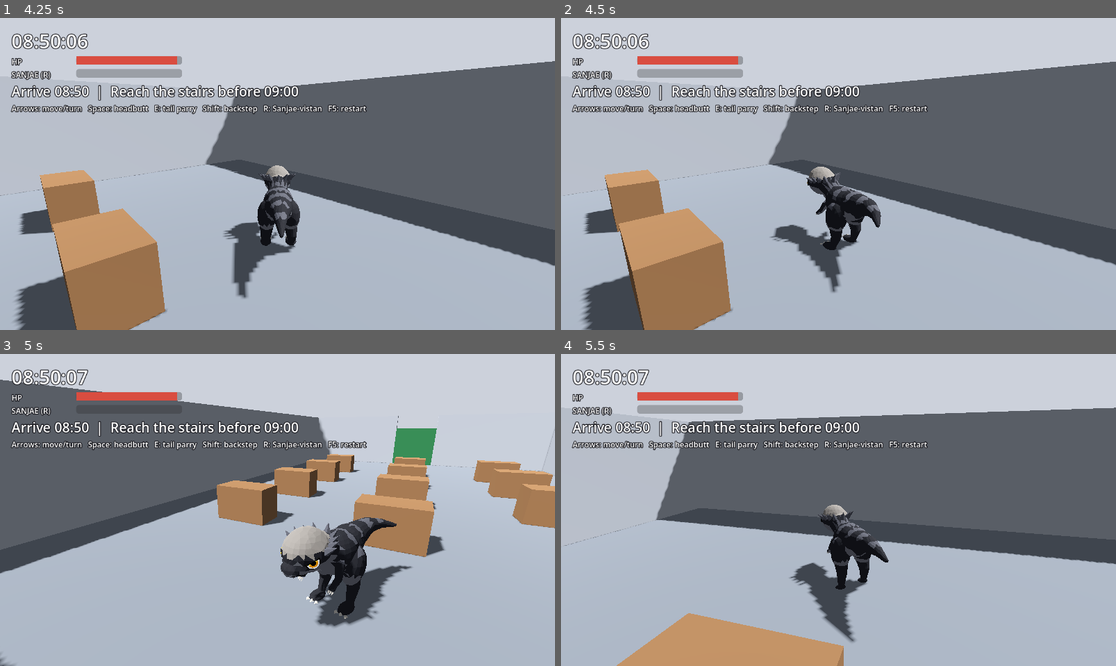
Above: before the commit, frames 1-4 (two rows, left to right).
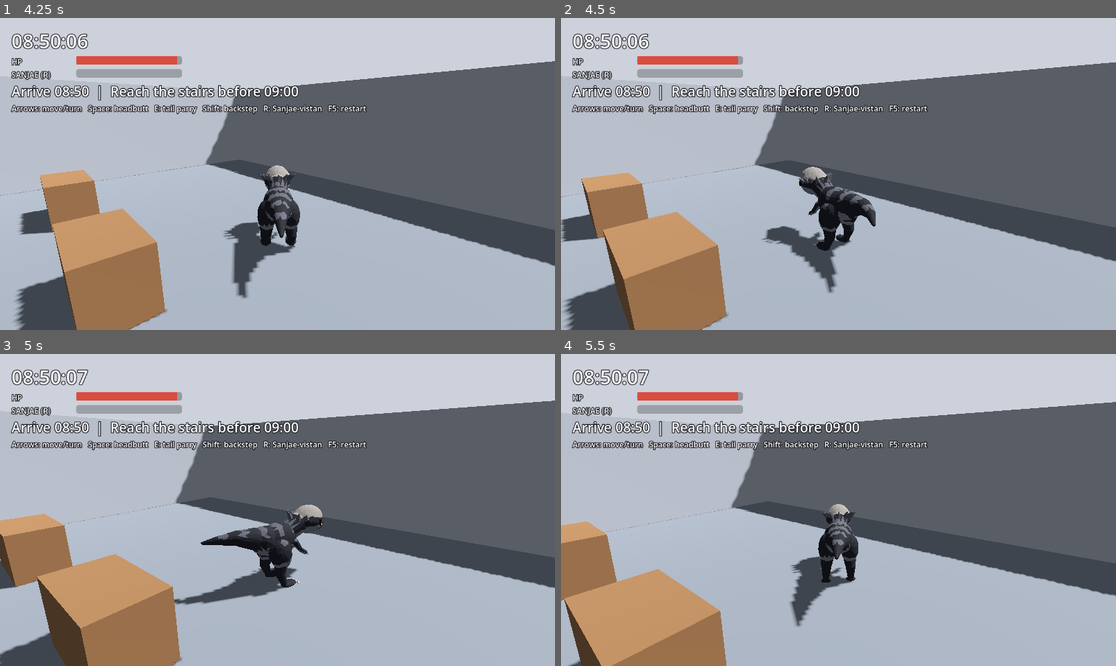
Above: after the commit, the same moments.

Repository: junhyeon-Lee/ram
Game: Godot game, scene res://game/main.tscn
The game is run twice, just before and just after one commit, with the same random seed, the same clock (stepped at 60 frames per second) and the same inputs.
Inputs:
- Up to frame 1 (4.25 s): hold Up (move_forward) 0.53-2.03 s; tap one key every 0.75 s from 0.6 s: Space (attack) E (guard) Tab (lock_on) R (sanjae) Space (attack); hold Left (turn_left) 2.03-3.53 s; hold Shift (backstep) from 3.53 s (still down)
- Up to frame 2 (4.5 s): release Shift (backstep) at 4.28 s; hold Right (turn_right) from 4.28 s (still down); tap E (guard) at 4.35 s
- Up to frame 3 (5 s): keep holding Right (turn_right)
- Up to frame 4 (5.5 s): release Right (turn_right) at 5.03 s; hold Up (move_forward) from 5.03 s (still down); tap Tab (lock_on) at 5.1 s

Frame 1 is identical in both runs. In frame 2, 7.6% of the frame differs, in the area x 0-100%, y 14-100%; in frame 3, 54%, in the area x 0-100%, y 8-100%; in frame 4, 24%.

Commit message:
패링 때 카메라가 돌지 않게: 회전은 모델 겉모습에만
- player.gd: Parry_Tail 의 회전을 몸(이동·카메라 기준) 대신 모델에만 적용, 끝나면 정면으로 되돌림
- smoke_test: 패링 중 모델은 돌고 몸 방향·카메라는 그대로인지 점검 (18개 PASS)
- design.md·handoff.md: 모션·전투 다듬기 할 일 기록 (박치기 변형 3~4개, 시푸식 콤보, 공중제비 패링, 걷기 흔들림)

Co-Authored-By: Claude Opus 5.5 <noreply@anthropic.com>
Claude-Session: https://claude.ai/code/session_01C18rXoeM23Pt4Ftw7Ktm52

Diff:
--- a/game/player/player.gd
+++ b/game/player/player.gd
@@ -40,6 +40,11 @@
 var _anim: AnimationPlayer
 var _root_rot_track := {}            # 동작 이름 → root 뼈 회전 트랙 번호
 var _spin_prev := 0.0
+var _visual_spin := 0.0                # 겉모습만 도는 회전 (몸·카메라는 그대로)
+
+# 이 동작들의 회전은 모델 겉모습에만 준다: 제자리에서 돌고 원래 방향으로 끝나므로
+# 몸 방향(이동·카메라 기준)을 돌리면 카메라까지 같이 돌아 화면이 어지럽다.
+const VISUAL_SPIN_ACTIONS := ["Parry_Tail"]
 
 
 func _ready() -> void:
@@ -125,6 +130,8 @@
 	_hit_done = false
 	_play(anim_name, 0.05)
 	_spin_prev = _root_yaw()
+	_visual_spin = 0.0
+	_model.rotation.y = PI
 
 
 func _action(real_delta: float) -> void:
@@ -137,8 +144,13 @@
 	# 회전은 root motion 변화량 대신 동작 속 root 뼈의 절대 방향을 읽어 차이만큼 돌린다.
 	# (Godot 의 회전 변화량은 뼈 좌표계 기준이고, 180° 지점에서 쿼터니언 부호가 뒤집혀 튄다)
 	var yaw := _root_yaw()
-	rotate_y(wrapf(yaw - _spin_prev, -PI, PI))
+	var dyaw := wrapf(yaw - _spin_prev, -PI, PI)
 	_spin_prev = yaw
+	if _current_action in VISUAL_SPIN_ACTIONS:
+		_visual_spin += dyaw
+		_model.rotation.y = PI + _visual_spin
+	else:
+		rotate_y(dyaw)
 
 	if _current_action.begins_with("Attack") and not _hit_done \
 			and _action_time >= HIT_WINDOW.x and _action_time <= HIT_WINDOW.y:
@@ -188,6 +200,8 @@
 	if _state == State.ACTION and anim_name == _current_action:
 		_state = State.MOVE
 		_current_action = ""
+		_visual_spin = 0.0
+		_model.rotation.y = PI
 		velocity.x = 0.0
 		velocity.z = 0.0
 
--- a/tools/godot/smoke_test.gd
+++ b/tools/godot/smoke_test.gd
@@ -75,20 +75,28 @@
 				var d: Vector3 = p.global_position - _mark.pos
 				_check(d.z > 0.45 and d.z < 0.85, "backstep moves back ~0.65m (dz=%.2f)" % d.z)
 				_next()
-		5:  # 꼬리 패링: 한 바퀴 돌고 원래 방향으로
+		5:  # 꼬리 패링: 겉모습(모델)만 한 바퀴 돌고, 몸 방향과 카메라는 그대로
+			var cam: Camera3D = _main.get_node("Camera")
 			if _t < 0.05:
 				_mark.yaw = p.global_rotation.y
+				_mark.cam_yaw = cam.global_rotation.y
 			elif _t < 0.1:
 				Input.action_press("guard")
 			elif _t < 0.15:
 				Input.action_release("guard")
-			elif _t > 0.5 and not _mark.has("mid_yaw"):
-				_mark.mid_yaw = p.global_rotation.y
+			elif _t > 0.5 and not _mark.has("mid_model"):
+				_mark.mid_model = p._model.rotation.y
+				_mark.mid_body = p.global_rotation.y
+				_mark.mid_cam = cam.global_rotation.y
 			elif _t > 1.4:
-				var mid := absf(wrapf(_mark.mid_yaw - _mark.yaw, -PI, PI))
-				var end := absf(wrapf(p.global_rotation.y - _mark.yaw, -PI, PI))
-				_check(mid > deg_to_rad(60), "parry spins the body (mid %.0f deg)" % rad_to_deg(mid))
-				_check(end < deg_to_rad(10), "parry ends facing forward (%.1f deg off)" % rad_to_deg(end))
+				var spin := absf(wrapf(_mark.mid_model - PI, -PI, PI))
+				var body := absf(wrapf(_mark.mid_body - _mark.yaw, -PI, PI))
+				var cam_turn := absf(wrapf(_mark.mid_cam - _mark.cam_yaw, -PI, PI))
+				var end := absf(wrapf(p._model.rotation.y - PI, -PI, PI))
+				_check(spin > deg_to_rad(60), "parry spins the model (mid %.0f deg)" % rad_to_deg(spin))
+				_check(body < deg_to_rad(1), "parry keeps body facing (%.2f deg)" % rad_to_deg(body))
+				_check(cam_turn < deg_to_rad(1), "camera does not turn during parry (%.2f deg)" % rad_to_deg(cam_turn))
+				_check(end < deg_to_rad(1), "model back to front after parry (%.2f deg)" % rad_to_deg(end))
 				_next()
 		6:  # 산재비스탄: 엔진·시계가 느려지고, Ram 은 실제 속도 유지, 체력이 깎임
 			if not _mark.has("sanjae_pressed"):
Not shown, changed: docs/design.md
Not shown, changed: docs/handoff.md
